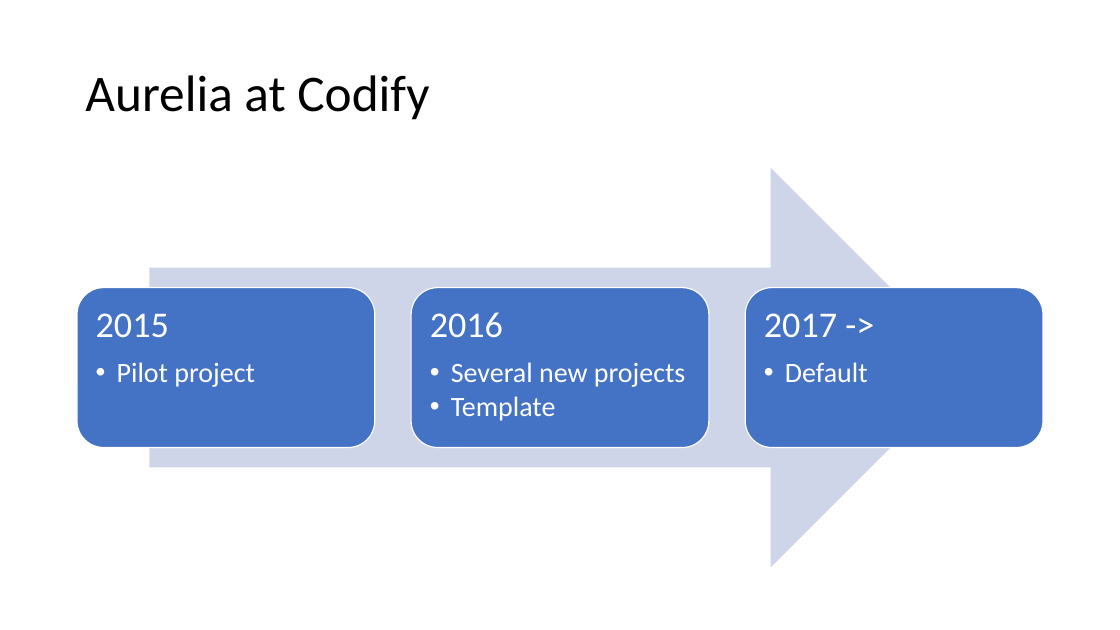
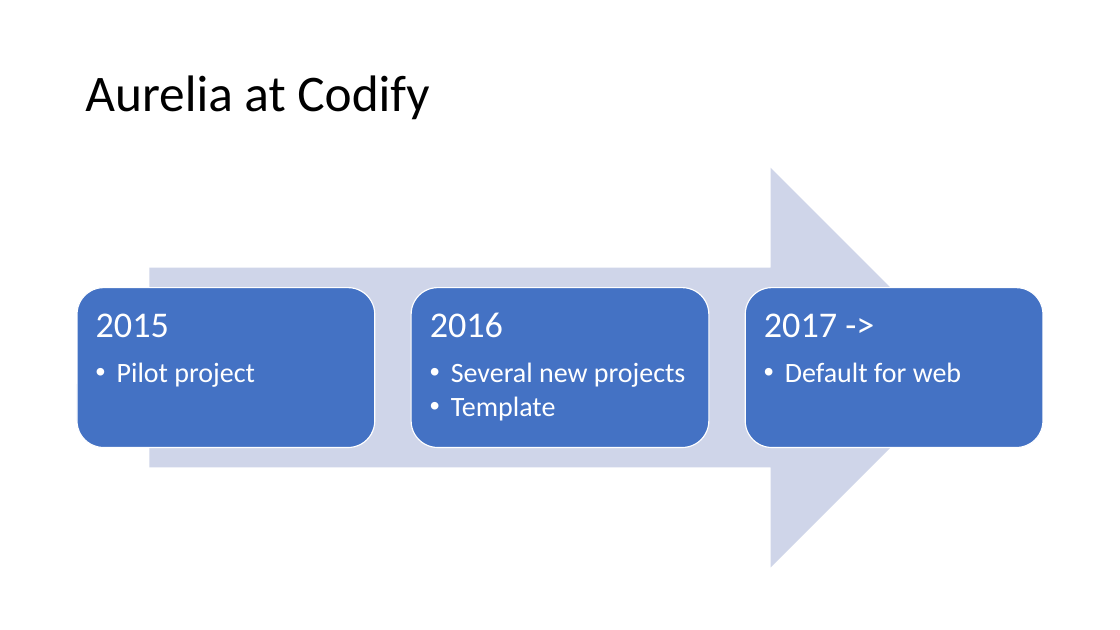
Before and after one commit to vuorinem/ADNUGTalk, a slide deck: slide 5 of Aurelia.pptm (slide 4 before the commit). Drawn at 1120x630 pixels with LibreOffice and Linux fonts; fonts in the diff are those of the drawing. Boxes give left, top, right and bottom in pixels: in the first picture for what was removed or moved away, otherwise in the second. Text is boxed around its words. In the diff, an @@ line names an element or a change of style, - is before the commit and + after.

```diff
--- a/Aurelia.pptm
+++ b/Aurelia.pptm
@@ text at bbox=[785, 362, 961, 382]: text changed @@
-  • Default
+  • Default for web
```
Also in this commit, not shown: 2 other slides changed, 13 slides added, 1 slide removed.
